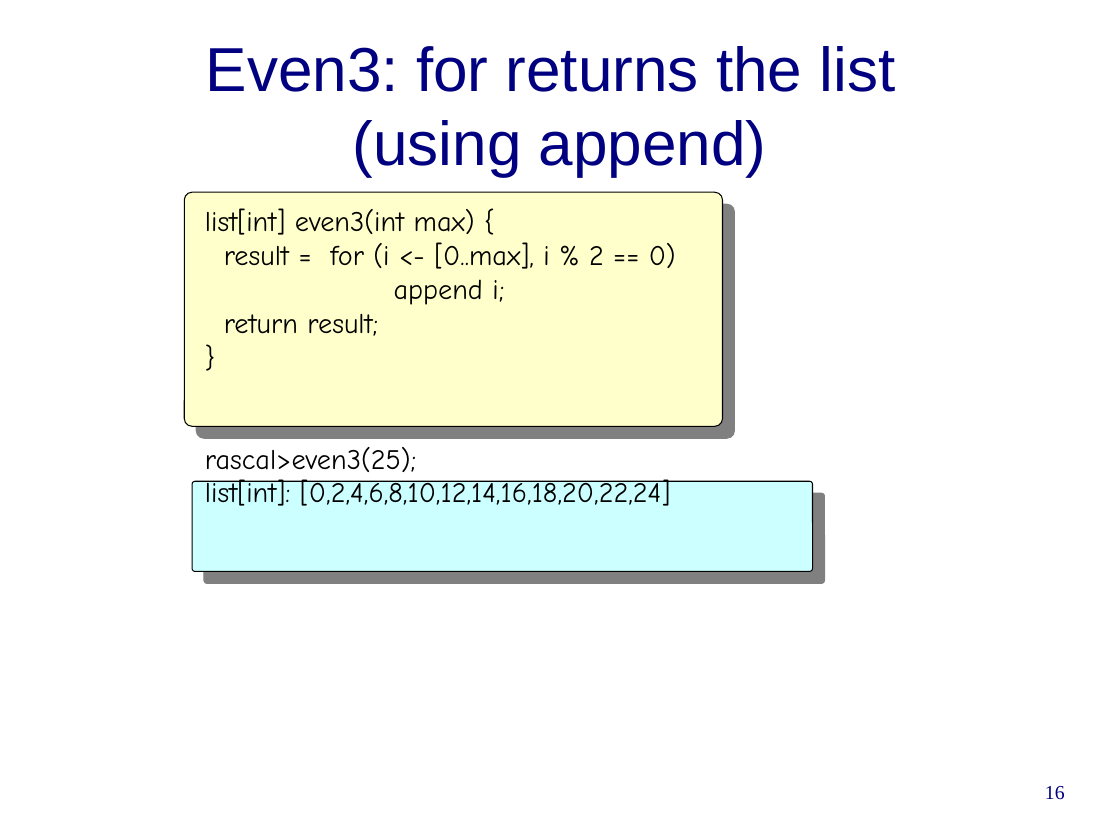
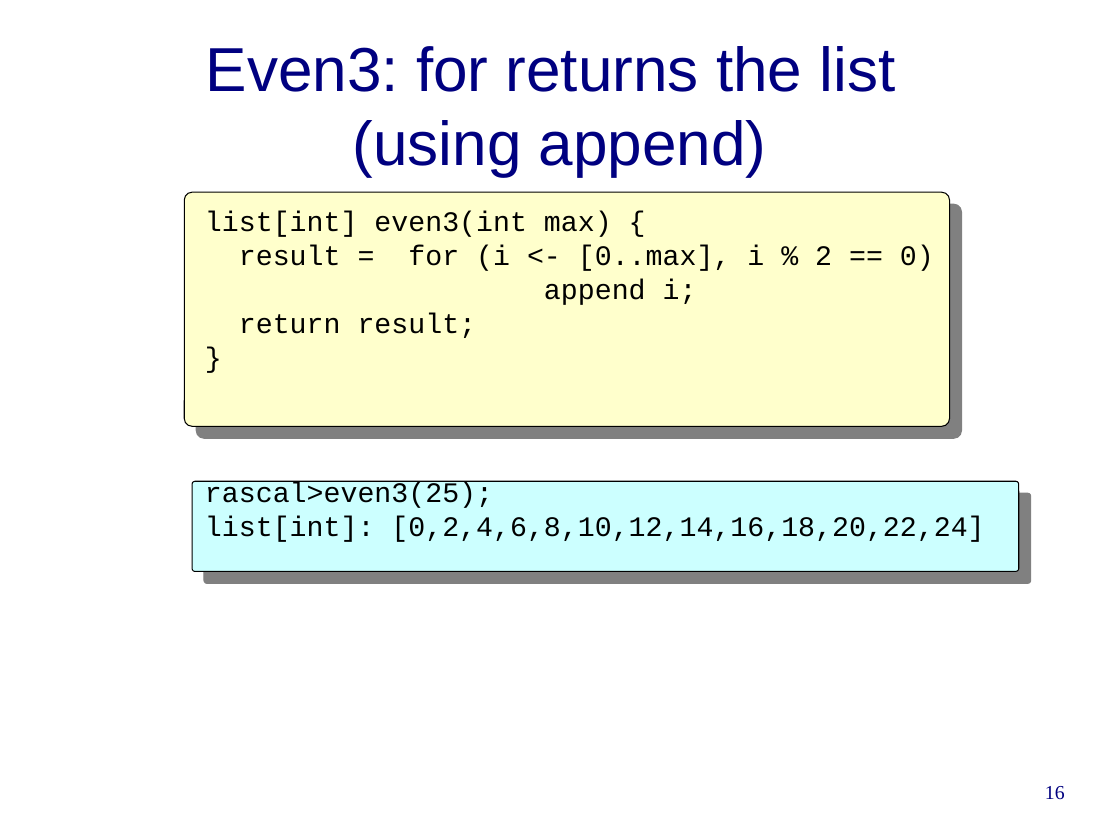
Before and after one commit to cwi-swat/rascal-course-pldi-2015, a slide deck: slide 16 of presentations/rascal-overview.odp. Drawn at 1120x840 pixels with LibreOffice and Linux fonts; fonts in the diff are those of the drawing; background and template pictures are left out. Boxes give left, top, right and bottom in pixels: in the first picture for what was removed or moved away, otherwise in the second. Text is boxed around its words. In the diff, an @@ line names an element or a change of style, - is before the commit and + after.

Commit message:
Polished Rascal overview

```diff
--- a/presentations/rascal-overview.odp
+++ b/presentations/rascal-overview.odp
@@ rounded rectangle: place and size @@
-rounded rectangle at [184, 192, 723, 426]
+rounded rectangle at [184, 192, 949, 426]
@@ text "list[int] even3(int max) {" at [205, 211, 984, 542]: font Comic Neue to Courier New @@
@@ rounded rectangle: place and size @@
-rounded rectangle at [192, 482, 813, 572]
+rounded rectangle at [192, 482, 1019, 572]
```
Also in this commit, not shown: 17 other slides changed.
